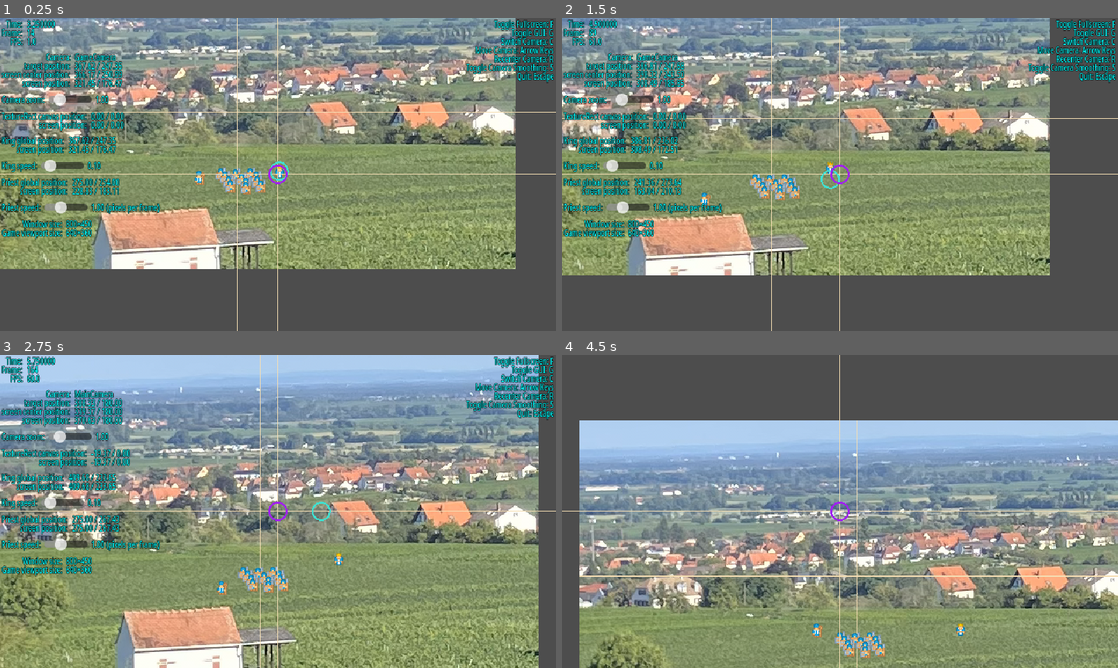
Above: before the commit, frames 1-4 (two rows, left to right).
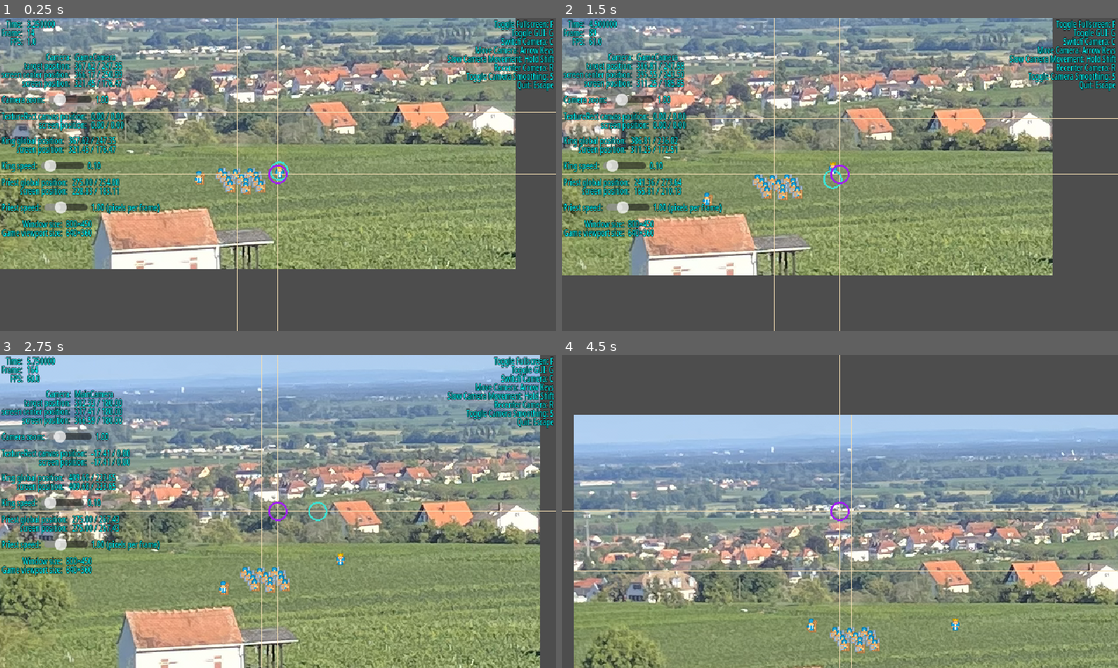
Above: after the commit, the same moments.

Repository: Toxe/godot-pixel-style
Game: Godot game, scene res://scenes/main.tscn
The game is run twice, just before and just after one commit, with the same random seed, the same clock (stepped at 60 frames per second) and the same inputs.
Inputs:
- Up to frame 1 (0.25 s): no input
- Up to frame 2 (1.5 s): tap Enter at 0.5 s; hold Right (ui_right) 0.53-1.28 s; tap Shift at 0.6 s; hold Down (ui_down) from 1.28 s (still down); tap R (recenter_camera) at 1.35 s
- Up to frame 3 (2.75 s): tap Shift at 1.55, 2.3 s; release Down (ui_down) at 2.03 s; hold Right (ui_right) from 2.03 s (still down); hold C (switch_camera) from 2.03 s (still down)
- Up to frame 4 (4.5 s): release Right (ui_right) at 2.78 s; release C (switch_camera) at 2.78 s; hold Up (ui_up) 2.78-3.53 s; tap S (toggle_camera_smoothing) at 2.85 s; tap Shift at 3.05, 3.8, 4.35 s; hold G (toggle_gui) 3.53-4.28 s; hold Left (ui_left) from 3.53 s (still down)

The runs differ from the first frame. In frame 1, 1.1% of the frame differs, in the area x 80-100%, y 11-24%; in frame 2, 19%; in frame 3, 18%; in frame 4, 34%, in the area x 2-100%, y 19-100%.

Commit message:
Hold Shift to move camera slowly

Diff:
--- a/PixelStyle/scenes/gui.gd
+++ b/PixelStyle/scenes/gui.gd
@@ -20,7 +20,8 @@
 
 func _process(delta: float) -> void:
     var camera_movement := Input.get_vector("ui_left", "ui_right", "ui_up", "ui_down")
-    camera_manager.current_camera.position += camera_movement * 100.0 * delta
+    var camera_speed := 0.1 if Input.is_physical_key_pressed(Key.KEY_SHIFT) else 1.0
+    camera_manager.current_camera.position += camera_movement * 100.0 * delta * camera_speed
 
     frame_label.text = "%0.6f\n%d\n%0.1f" % [Time.get_ticks_usec() / 1_000_000.0, Engine.get_process_frames(), Performance.get_monitor(Performance.TIME_FPS)]
     camera_label.text = "%s\n%s\n%s\n%s" % [camera_manager.current_camera.name, format_position(camera_manager.current_ …(185 unchanged characters)…
--- a/PixelStyle/scenes/gui.tscn
+++ b/PixelStyle/scenes/gui.tscn
@@ -163,6 +163,7 @@
 Toggle GUI: G
 Switch Camera: C
 Move Camera: Arrow Keys
+Slow Camera Movement: Hold Shift
 Recenter Camera: R
 Toggle Camera Smoothing: S
 Quit: Escape"
